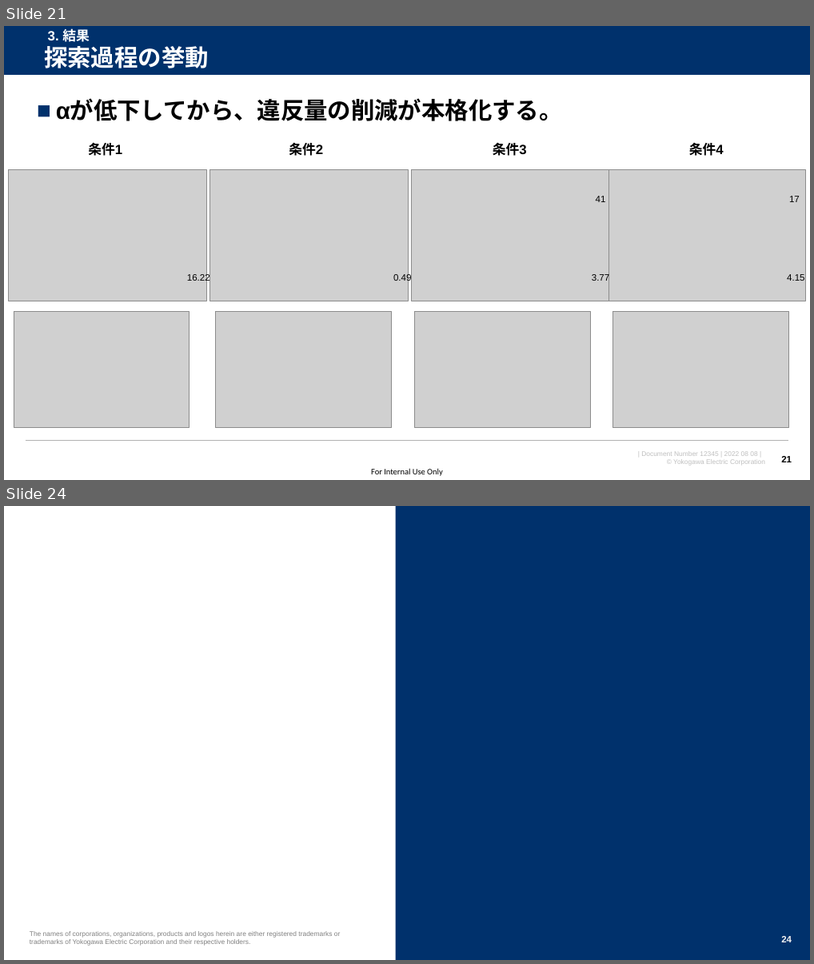
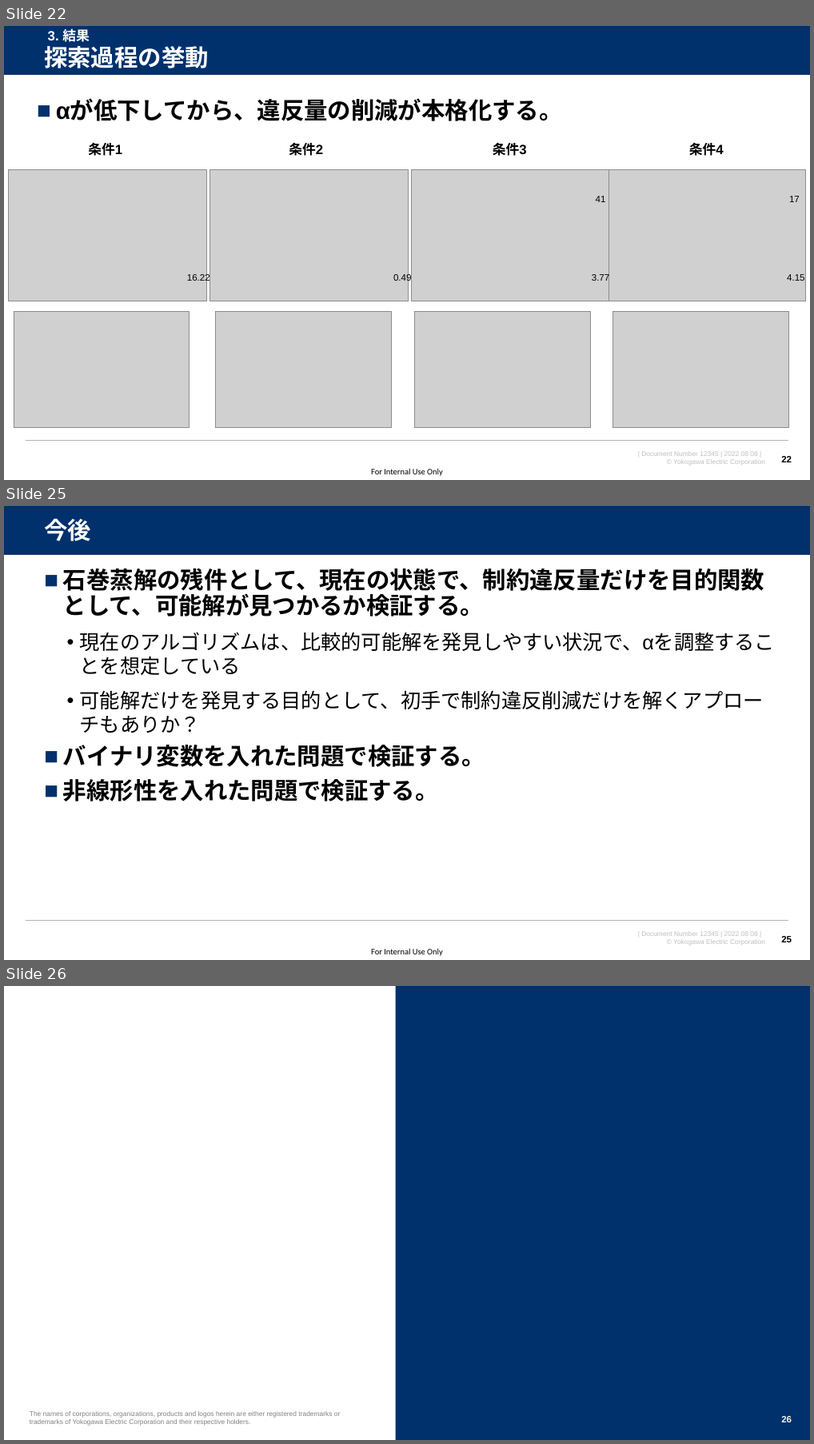
Before and after one commit to watarukumagai-git/opt, a slide deck: joint_res/220808_スケジューリング問題の検証_rev.0.pptx. Shown one above the other, each under a label of ours: slides 21 and 24 before the commit, slides 22, 25 and 26 after it; the slides between them are not shown. The pictures are 814x964 and 814x1444 pixels, drawn with LibreOffice and Linux fonts; fonts in the diff are those of the drawing; grey boxes stand for pictures; background and template pictures are left out. Boxes give left, top, right and bottom in pixels: in the first picture for what was removed or moved away, otherwise in the second. Text is boxed around its words. In the diff, an @@ line names an element or a change of style, - is before the commit and + after.

```diff
--- a/joint_res/220808_スケジューリング問題の検証_rev.0.pptx
+++ b/joint_res/220808_スケジューリング問題の検証_rev.0.pptx
@@ slide 25 added at bbox=[4, 506, 810, 960], background #FFFFFF; not listed: 5 template elements that a slide beside it also shows @@
@@ title added at bbox=[44, 518, 91, 541], 28 pt, text #FFFFFF, bold @@
+今後
@@ text added at bbox=[63, 568, 775, 801], 24 pt, text #000000 @@
+■ 石巻蒸解の残件として、現在の状態で、制約違反量だけを目的関数として、可能解が見つかるか検証する。
+  • 現在のアルゴリズムは、比較的可能解を発見しやすい状況で、αを調整することを想定している
+  • 可能解だけを発見する目的として、初手で制約違反削減だけを解くアプローチもありか？
+■ バイナリ変数を入れた問題で検証する。
+■ 非線形性を入れた問題で検証する。
@@ page number added at bbox=[782, 936, 792, 942], 11 pt, text #000000, bold @@
+25
@@ what was slide 21 is now slide 22 @@
@@ page number at bbox=[782, 456, 792, 462]: text changed @@
-21
+22
@@ what was slide 24 is now slide 26 @@
@@ page number at bbox=[782, 1416, 792, 1422]: text changed @@
-24
+26
```
Also in this commit, not shown: 5 slides changed, 1 other slide added.
